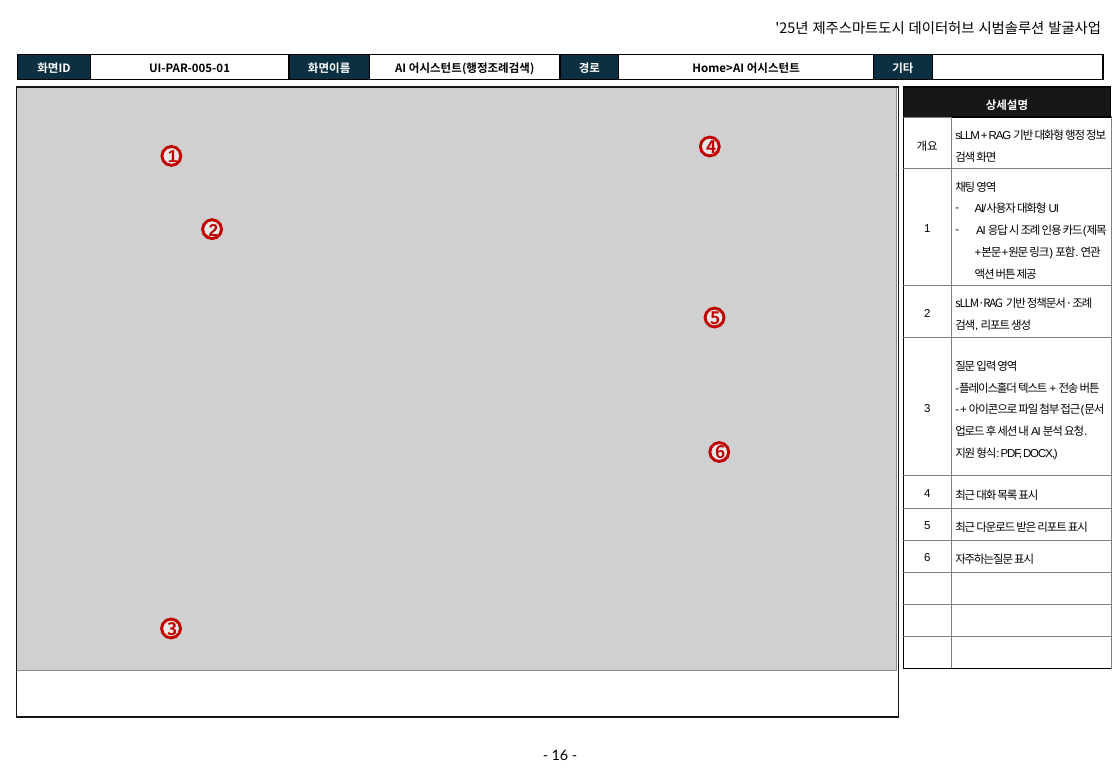
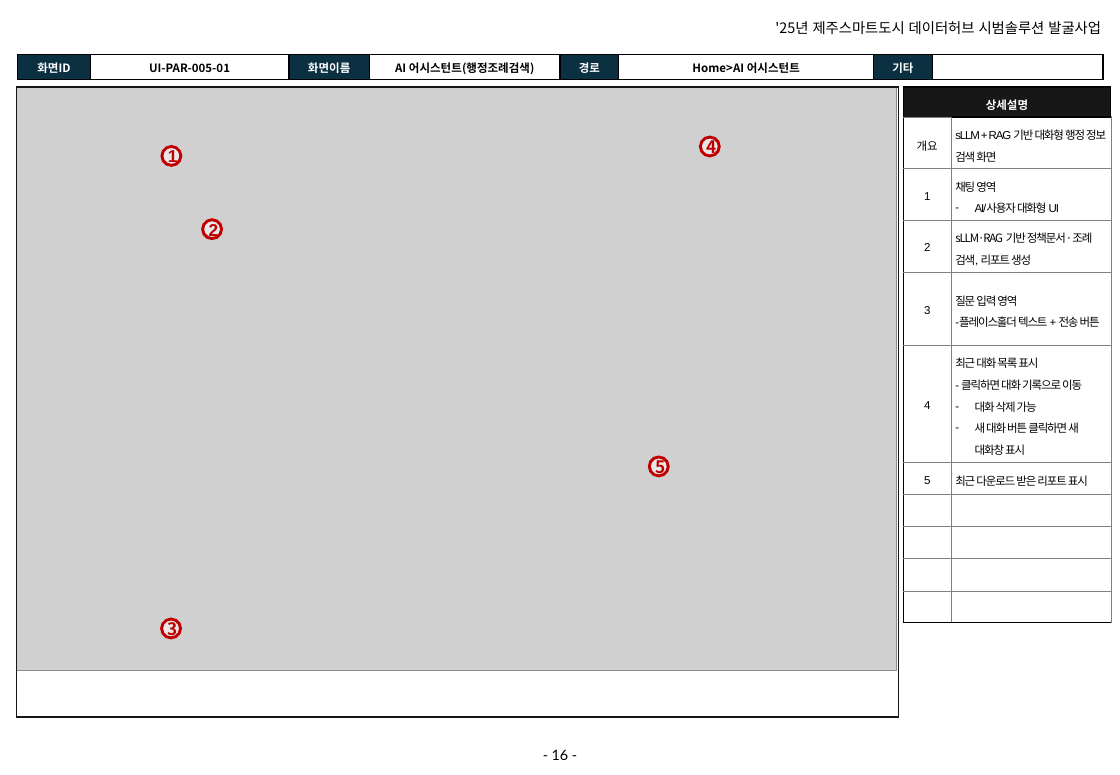
Before and after one commit to innopamSolution/jeju-datahub, a slide deck: slide 16 of Audit/JJ_PD_IP_D04_화면설계서_v1.5_이노팸.pptx. Drawn at 1120x775 pixels with LibreOffice and Linux fonts; fonts in the diff are those of the drawing; grey boxes stand for pictures; background and template pictures are left out. Boxes give left, top, right and bottom in pixels: in the first picture for what was removed or moved away, otherwise in the second. Text is boxed around its words. In the diff, an @@ line names an element or a change of style, - is before the commit and + after.

```diff
--- a/Audit/JJ_PD_IP_D04_화면설계서_v1.5_이노팸.pptx
+++ b/Audit/JJ_PD_IP_D04_화면설계서_v1.5_이노팸.pptx
@@ table at (904, 87, 1111, 554) @@
-row 3, column 2: 채팅 영역 / AI/사용자 대화형 UI / AI 응답 시 조례 인용 카드(제목+본문+원문 링크) 포함. 연관 액션 버튼 제공
+row 3, column 2: 채팅 영역 / AI/사용자 대화형 UI
-row 5, column 2: 질문 입력 영역 / -플레이스홀더 텍스트 + 전송 버튼 / - + 아이콘으로 파일 첨부 접근(문서 업로드 후 세션 내 AI 분석 요청. 지원 형식: PDF, DOCX,)
+row 5, column 2: 질문 입력 영역 / -플레이스홀더 텍스트 + 전송 버튼
-row 6, column 2: 최근 대화 목록 표시
+row 6, column 2: 최근 대화 목록 표시 / - 클릭하면 대화 기록으로 이동 / 대화 삭제 가능 / 새 대화 버튼 클릭하면 새 대화창 표시
-row 8: 6 | 자주하는질문 표시
+row 11:  | 
@@ ellipse removed at (710, 443, 729, 461) @@
-6
@@ ellipse "5": place and size @@
-ellipse "5" at (705, 308, 724, 327)
+ellipse "5" at (649, 457, 668, 476)
```
Also in this commit, not shown: 4 other slides changed, 29 other files.
